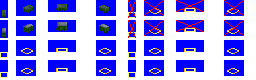
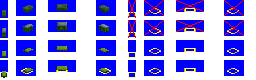
Layered file, before and after one edit (256x80). Changes by layer:
painted on "small wagon" over [2, 46, 109, 78]
painted on "Layer 1" over [0, 48, 111, 58]
